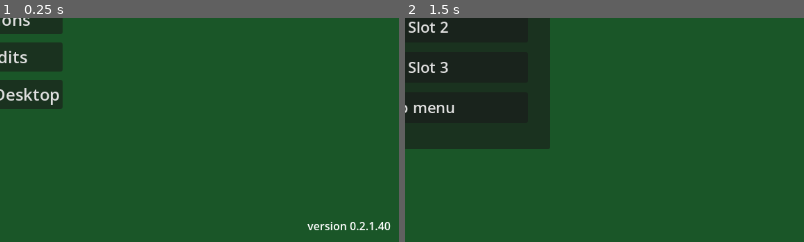
Above: before the commit, frames 1-2 (left to right).
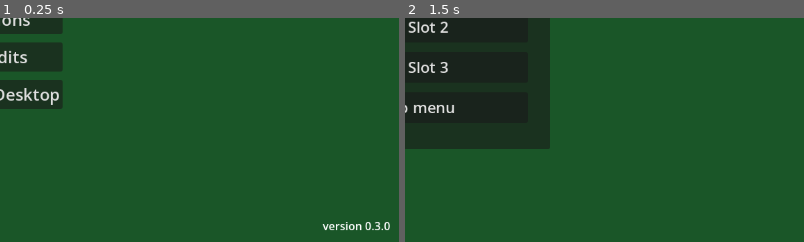
Above: after the commit, the same moments.

Repository: MatGalos/project-agriculural-life
Game: Godot game, scene res://Scenes/UIs/Menus/LaunchMenu/MainMenu.tscn
Same seed, same stepped clock (60 frames per second), same inputs: the game is played once before the commit and once after it.
Inputs:
- Up to frame 1 (0.25 s): no input
- Up to frame 2 (1.5 s): click "Start the game" at 0.5 s; click "Start the game" at 1.25 s
The pictures show only the part of the screen within x 50-100%, y 50-100%; the shares and areas given below are measured in that part.

The runs differ from the first frame. In frame 1, 0.5% of the frame differs, in the area x 76-98%, y 91-95%; in frame 2, nothing differs.

Commit message:
bump the version

Diff:
--- a/project.godot
+++ b/project.godot
@@ -11,7 +11,7 @@
 [application]
 
 config/name="Project_Agricultural_life"
-config/version="0.2.1.40"
+config/version="0.3.0"
 run/main_scene="uid://bg2wnf0pafkqt"
 config/features=PackedStringArray("4.6", "Forward Plus")
 config/icon="res://Assets/Icons/AppIcons/icon.svg"
